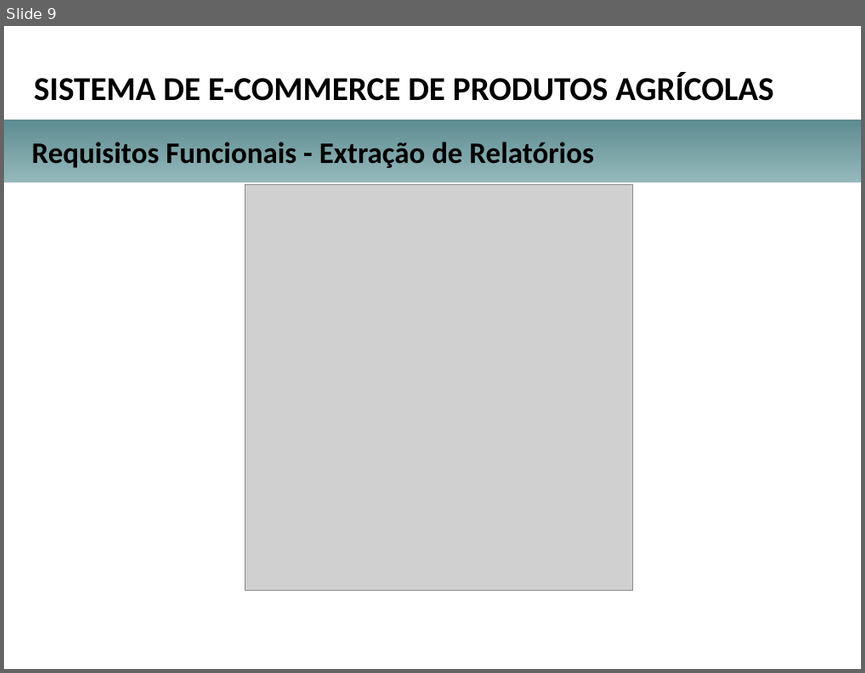
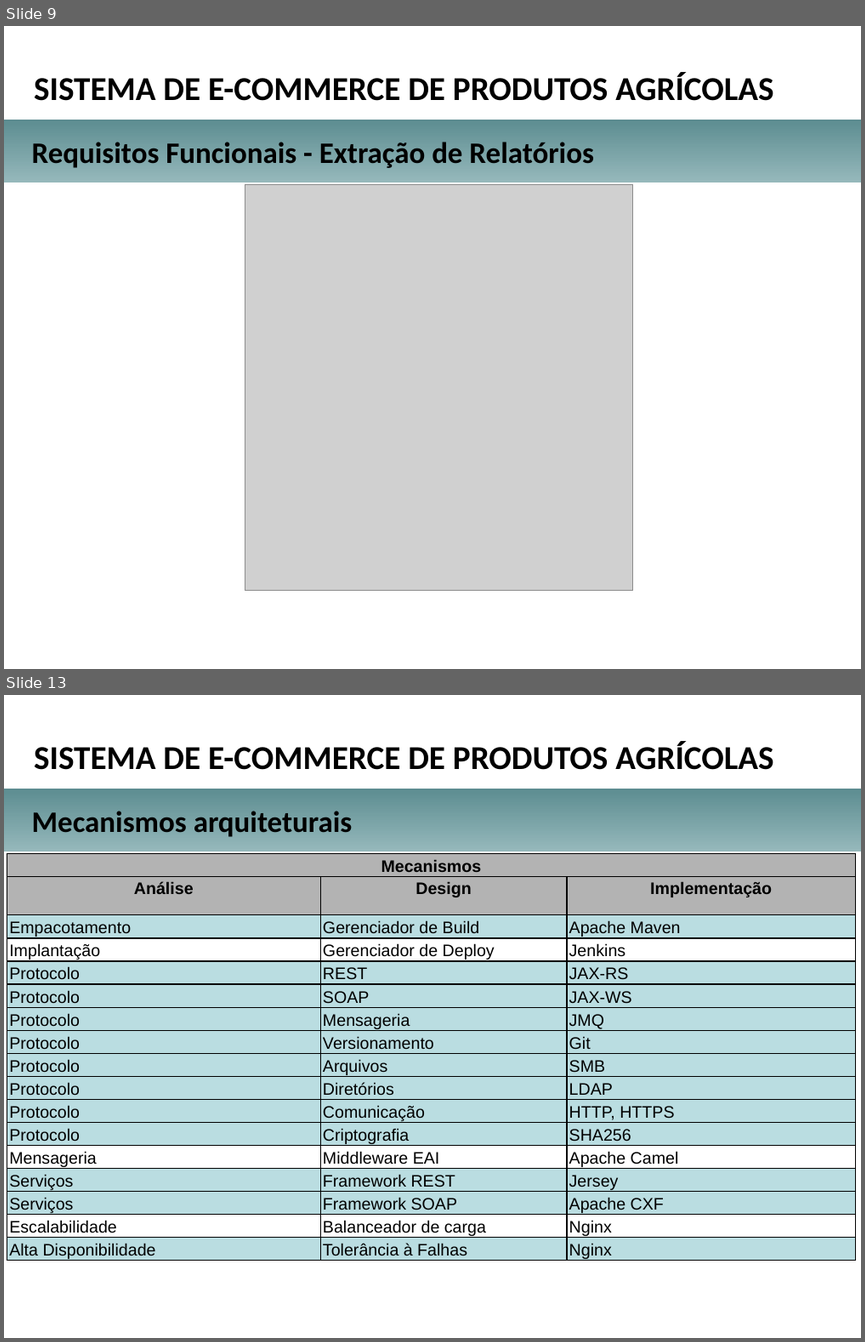
Before and after one commit to herberton/tcc, a slide deck: apresentacao.pptx. Shown one above the other, each under a label of ours: slide 9 before the commit, slides 9 and 13 after it; the slides between them are not shown. The pictures are 865x673 and 865x1342 pixels, drawn with LibreOffice and Linux fonts; fonts in the diff are those of the drawing; grey boxes stand for pictures; background and template pictures are left out. Boxes give left, top, right and bottom in pixels: in the first picture for what was removed or moved away, otherwise in the second. Text is boxed around its words. In the diff, an @@ line names an element or a change of style, - is before the commit and + after.

```diff
--- a/apresentacao.pptx
+++ b/apresentacao.pptx
@@ slide 13 added at (4,695,861,1338), background picture (left out) @@
@@ text added at (34,741,773,770), 28 pt, text #000000, bold @@
+SISTEMA DE E-COMMERCE DE PRODUTOS AGRÍCOLAS
@@ rectangle added at (4,789,861,851), fill gradient #95B8BB to #5D8D91 @@
@@ text added at (32,811,352,837), 25 pt, text #000000, bold @@
+Mecanismos arquiteturais
@@ table added at (7,853,856,1262), 17 rows, 3 columns @@
+Mecanismos |  | 
+Análise | Design | Implementação
+Empacotamento | Gerenciador de Build | Apache Maven
+Implantação | Gerenciador de Deploy | Jenkins
+Protocolo | REST | JAX-RS
+Protocolo | SOAP | JAX-WS
+Protocolo | Mensageria | JMQ
+Protocolo | Versionamento | Git
+Protocolo | Arquivos | SMB
+Protocolo | Diretórios | LDAP
+Protocolo | Comunicação | HTTP, HTTPS
+Protocolo | Criptografia | SHA256
+Mensageria | Middleware EAI | Apache Camel
+Serviços | Framework REST | Jersey
+Serviços | Framework SOAP | Apache CXF
+Escalabilidade | Balanceador de carga | Nginx
+Alta Disponibilidade | Tolerância à Falhas | Nginx
```
Also in this commit, not shown: 6 slides changed, 7 other slides added, 3 slides removed, 1 other file.
